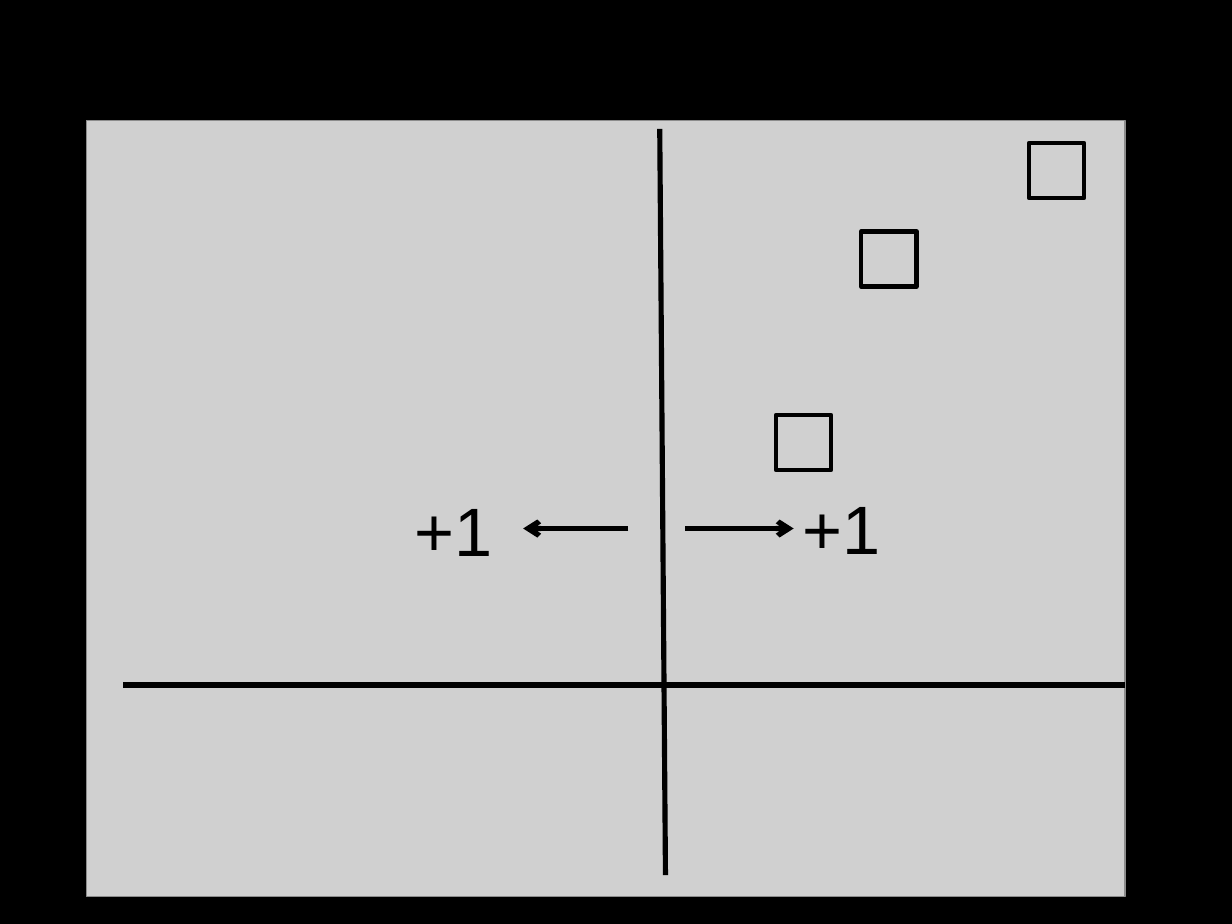
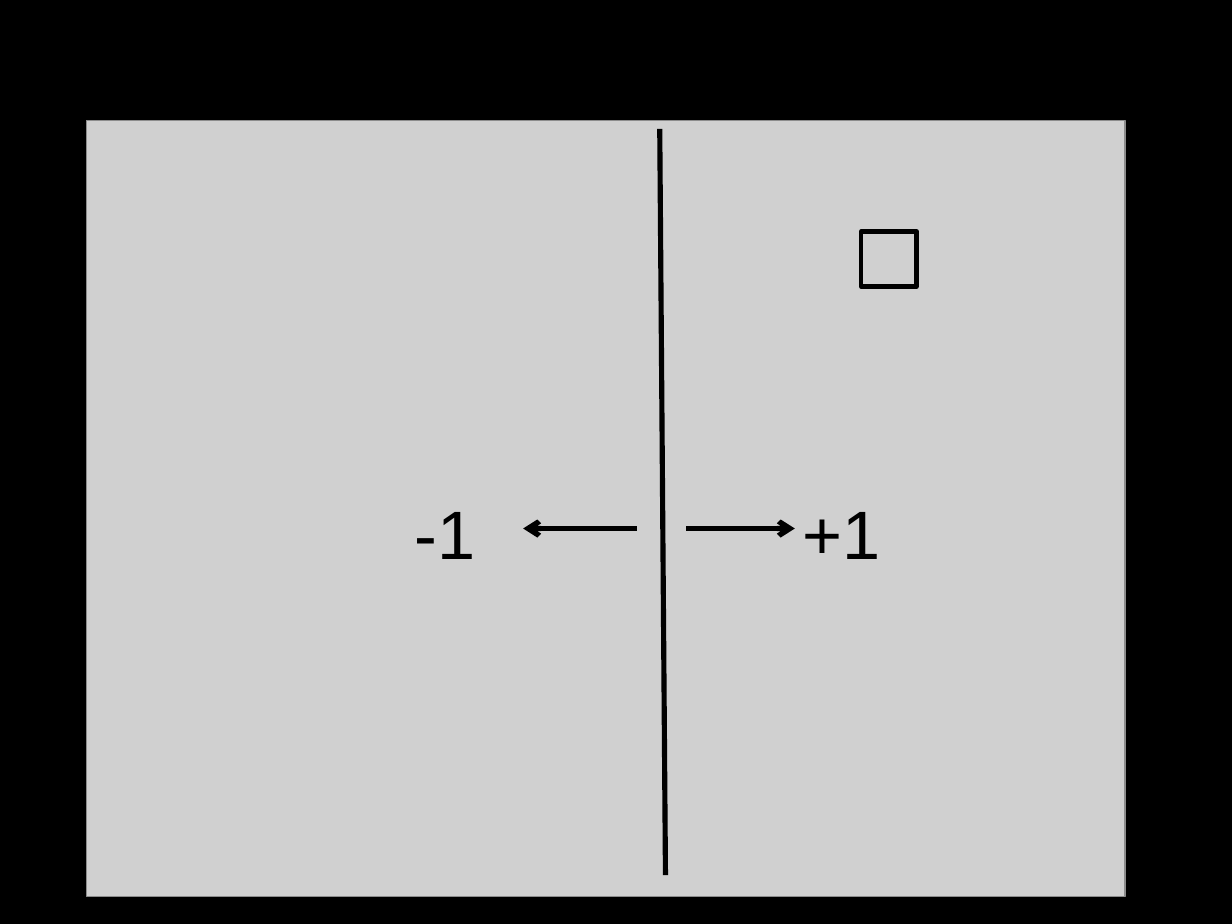
Before and after one commit to LiangLeon/AdaBoostExample, a slide deck: slide 7 of Presentation/Boosting.pptx (slide 8 before the commit). Drawn at 1232x924 pixels with LibreOffice and Linux fonts; fonts in the diff are those of the drawing; grey boxes stand for pictures; background and template pictures are left out. Boxes give left, top, right and bottom in pixels: in the first picture for what was removed or moved away, otherwise in the second. Text is boxed around its words. In the diff, an @@ line names an element or a change of style, - is before the commit and + after.

Commit message:
Modify ppt

```diff
--- a/Presentation/Boosting.pptx
+++ b/Presentation/Boosting.pptx
@@ rectangle removed at <box>1029,143,1084,198</box> @@
@@ rectangle removed at <box>776,415,832,471</box> @@
@@ text "+1": place and size @@
-text "+1" at <box>802,507,880,554</box>
+text "+1" at <box>802,512,880,559</box>
@@ text at <box>415,512,476,559</box>: text changed @@
-+1
+-1
@@ arrow moved from (628, 529) - (524, 529) to (637, 529) - (524, 529) @@
@@ line removed from (123, 685) to (1125, 685) @@
```
Also in this commit, not shown: 5 other slides changed, 2 slides removed.
